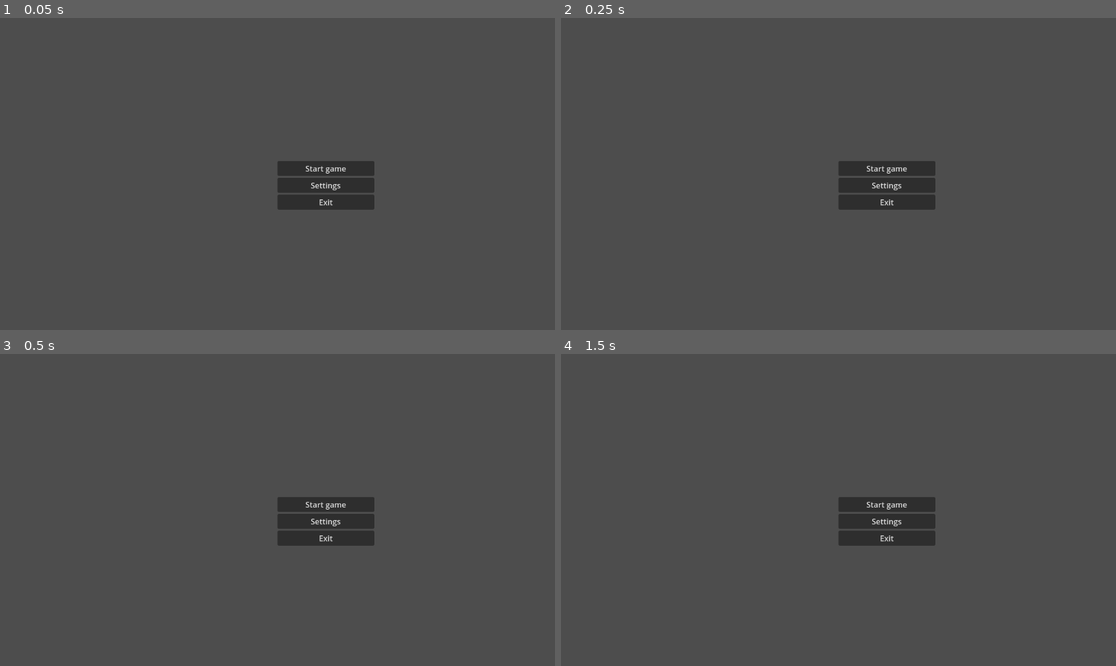
Above: before the commit, frames 1-4 (two rows, left to right).
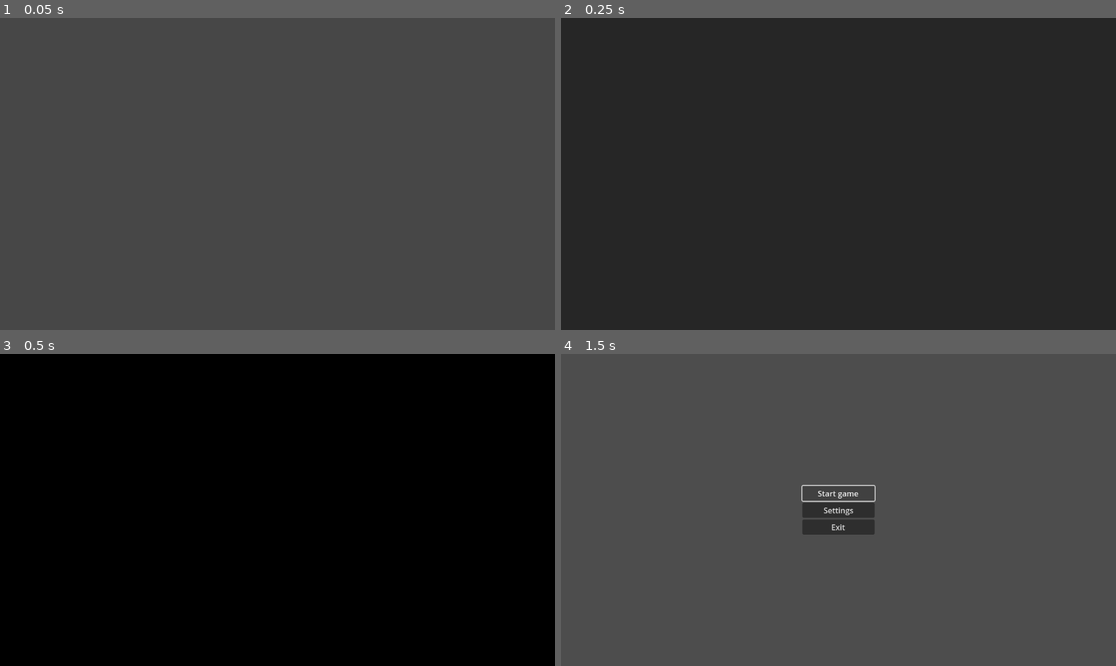
Above: after the commit, the same moments.

Repository: kytoaa/gmtk-project-2025
Game: Godot game, scene res://globals/root.tscn
The game is run twice, just before and just after one commit, with the same random seed, the same clock (stepped at 60 frames per second) and the same inputs. Before the commit the project starts from res://Global/root.tscn.
Inputs (mouse positions are in pixels of both pictures, inside the frame that each line leads up to):
- Up to frame 1 (0.05 s): no input
- Up to frame 2 (0.25 s): no input
- Up to frame 3 (0.5 s): no input
- Up to frame 4 (1.5 s): click (888, 522) at 0.5 s, where only the run before the commit has a clickable "Settings"; click "Start game" at 1.25 s

The runs differ from the first frame. In frame 1, 2.3% of the frame differs, in the area x 50-68%, y 45-62%; in frame 2, 98%; in frame 3, 100%, in the area x 0-100%, y 0-100%; in frame 4, 2.7%.

Commit message:
changed structure and fixed transitions

Diff:
--- a/Global/root.tscn
+++ /dev/null
@@ -1,10 +0,0 @@
-[gd_scene load_steps=3 format=3 uid="uid://bxn7hyas4p0gu"]
-
-[ext_resource type="PackedScene" uid="uid://bdsiisqx67oya" path="res://Global/navigation_manager.tscn" id="1_xe1jy"]
-[ext_resource type="PackedScene" uid="uid://cii4f335s74ie" path="res://UI/main_menu.tscn" id="2_unjgg"]
-
-[node name="Root" type="Node"]
-
-[node name="NavigationManager" parent="." instance=ExtResource("1_xe1jy")]
-
-[node name="main_menu" parent="NavigationManager" instance=ExtResource("2_unjgg")]
--- a/Scripts/navigation_manager.gd
+++ /dev/null
@@ -1,13 +0,0 @@
-extends Node
-
-
-
-func go_to_scene(scene: PackedScene):
-	TransitionScreen.play_transition()
-
-	await TransitionScreen.on_scene_transition_fade_to_black
-	for child in self.get_children():
-		child.queue_free()
-
-	var current_scene = scene.instantiate()
-	self.add_child(current_scene)
--- /dev/null
+++ b/globals/navigation_manager.gd
@@ -0,0 +1,24 @@
+extends Node
+
+
+var scenes: Array[Node] = []
+
+
+func _ready() -> void:
+	self.call_deferred("game_start")
+
+func game_start() -> void:
+	go_to_scene(preload("res://ui/main_menu.tscn"))
+
+
+func go_to_scene(scene: PackedScene):
+	TransitionScreen.play_transition()
+
+	await SignalBus.on_scene_transition_fade_to_black
+
+	for loaded_scene in scenes:
+		loaded_scene.queue_free()
+
+	var current_scene = scene.instantiate()
+	scenes.append(current_scene)
+	get_tree().root.add_child(current_scene)
--- a/Global/navigation_manager.tscn
+++ b/globals/navigation_manager.tscn
@@ -1,6 +1,6 @@
 [gd_scene load_steps=2 format=3 uid="uid://bdsiisqx67oya"]
 
-[ext_resource type="Script" uid="uid://c500ob0cm2fac" path="res://Scripts/navigation_manager.gd" id="1_kfw2d"]
+[ext_resource type="Script" uid="uid://c500ob0cm2fac" path="res://globals/navigation_manager.gd" id="1_kfw2d"]
 
 [node name="NavigationManager" type="Node"]
 script = ExtResource("1_kfw2d")
--- /dev/null
+++ b/globals/root.tscn
@@ -0,0 +1,3 @@
+[gd_scene format=3 uid="uid://bxn7hyas4p0gu"]
+
+[node name="Root" type="Node"]
--- a/Global/signal_bus.tscn
+++ b/globals/signal_bus.tscn
@@ -1,6 +1,6 @@
 [gd_scene load_steps=2 format=3 uid="uid://d1ua2b4kbrfbq"]
 
-[ext_resource type="Script" uid="uid://m2bfilk5p8vg" path="res://Scripts/signal_bus.gd" id="1_2ovgf"]
+[ext_resource type="Script" uid="uid://m2bfilk5p8vg" path="res://globals/signal_bus.gd" id="1_2ovgf"]
 
 [node name="SignalBus" type="Node"]
 script = ExtResource("1_2ovgf")
--- a/Scripts/transition_screen.gd
+++ b/globals/transition_screen.gd
@@ -1,8 +1,8 @@
 extends CanvasLayer
 
 
-@onready var color_rect = $ColorRect
-@onready var animation_player = $AnimationPlayer
+@onready var color_rect: ColorRect = $ColorRect
+@onready var animation_player: AnimationPlayer = $AnimationPlayer
 
 
 # verbatim
@@ -10,7 +10,7 @@
 const FADE_TO_NORMAL = "fade_to_normal"
 
 func _ready():
-	color_rect.visible = false
+	color_rect.mouse_filter = Control.MOUSE_FILTER_IGNORE
 	animation_player.animation_finished.connect(_on_animation_finished)
 
 func _on_animation_finished(anim_name):
@@ -20,6 +20,9 @@
 	elif anim_name == FADE_TO_NORMAL:
 		color_rect.visible = false
 		SignalBus.on_scene_transition_finished.emit()
+		color_rect.mouse_filter = Control.MOUSE_FILTER_IGNORE
+
 func play_transition():
+	color_rect.mouse_filter = Control.MOUSE_FILTER_STOP
 	color_rect.visible = true
 	animation_player.play(FADE_TO_BLACK)
--- a/Global/transition_screen.tscn
+++ b/globals/transition_screen.tscn
@@ -1,4 +1,21 @@
-[gd_scene load_steps=5 format=3 uid="uid://bialo1ufi58bb"]
+[gd_scene load_steps=6 format=3 uid="uid://bialo1ufi58bb"]
+
+[ext_resource type="Script" uid="uid://kob5tit1r70u" path="res://globals/transition_screen.gd" id="1_of1yr"]
+
+[sub_resource type="Animation" id="Animation_fdgg4"]
+length = 0.001
+tracks/0/type = "value"
+tracks/0/imported = false
+tracks/0/enabled = true
+tracks/0/path = NodePath("ColorRect:color")
+tracks/0/interp = 1
+tracks/0/loop_wrap = true
+tracks/0/keys = {
+"times": PackedFloat32Array(0),
+"transitions": PackedFloat32Array(1),
+"update": 0,
+"values": [Color(0, 0, 0, 0)]
+}
 
 [sub_resource type="Animation" id="Animation_6smo8"]
 resource_name = "fade_to_black"
@@ -14,21 +31,6 @@
 "transitions": PackedFloat32Array(1, 1),
 "update": 0,
 "values": [Color(0, 0, 0, 0), Color(0, 0, 0, 1)]
-}
-
-[sub_resource type="Animation" id="Animation_fdgg4"]
-length = 0.001
-tracks/0/type = "value"
-tracks/0/imported = false
-tracks/0/enabled = true
-tracks/0/path = NodePath("ColorRect:color")
-tracks/0/interp = 1
-tracks/0/loop_wrap = true
-tracks/0/keys = {
-"times": PackedFloat32Array(0),
-"transitions": PackedFloat32Array(1),
-"update": 0,
-"values": [Color(0, 0, 0, 0)]
 }
 
 [sub_resource type="Animation" id="Animation_u2oau"]
@@ -55,6 +57,7 @@
 }
 
 [node name="TransitionScreen" type="CanvasLayer"]
+script = ExtResource("1_of1yr")
 
 [node name="ColorRect" type="ColorRect" parent="."]
 anchors_preset = 15
@@ -62,6 +65,7 @@
 anchor_bottom = 1.0
 grow_horizontal = 2
 grow_vertical = 2
+mouse_filter = 2
 color = Color(0, 0, 0, 0)
 
 [node name="AnimationPlayer" type="AnimationPlayer" parent="."]
--- a/project.godot
+++ b/project.godot
@@ -17,15 +17,9 @@
 
 [autoload]
 
-TransitionScreen="*res://Global/transition_screen.tscn"
-SignalBus="*res://Global/signal_bus.tscn"
-NavigationManager="*res://Global/navigation_manager.tscn"
-
-[file_customization]
-
-folder_colors={
-"res://systems/": "gray"
-}
+NavigationManager="*res://globals/navigation_manager.tscn"
+TransitionScreen="*res://globals/transition_screen.tscn"
+SignalBus="*res://globals/signal_bus.tscn"
 
 [rendering]
 
--- a/UI/main_menu.gd
+++ b/ui/main_menu.gd
@@ -4,7 +4,7 @@
 	pass
 
 func on_settings_pressed():
-	NavigationManager.go_to_scene(preload("res://UI/settings.tscn"))
+	NavigationManager.go_to_scene(preload("res://ui/settings.tscn"))
 
 func on_exit_pressed():
 	get_tree().quit()
--- a/UI/main_menu.tscn
+++ b/ui/main_menu.tscn
@@ -1,26 +1,32 @@
 [gd_scene load_steps=3 format=3 uid="uid://cii4f335s74ie"]
 
-[ext_resource type="Script" uid="uid://qpkgfkw2fq63" path="res://UI/main_menu.gd" id="1_p8ccj"]
+[ext_resource type="Script" uid="uid://qpkgfkw2fq63" path="res://ui/main_menu.gd" id="1_p8ccj"]
 
 [sub_resource type="Theme" id="Theme_5yyqw"]
 
 [node name="MainMenu" type="Control"]
 layout_mode = 3
-anchors_preset = 8
-anchor_left = 0.5
-anchor_top = 0.5
-anchor_right = 0.5
-anchor_bottom = 0.5
+anchors_preset = 15
+anchor_right = 1.0
+anchor_bottom = 1.0
 grow_horizontal = 2
 grow_vertical = 2
 theme = SubResource("Theme_5yyqw")
 script = ExtResource("1_p8ccj")
 
 [node name="VBoxContainer" type="VBoxContainer" parent="."]
-layout_mode = 0
-offset_top = -27.0
-offset_right = 201.0
-offset_bottom = 120.0
+layout_mode = 1
+anchors_preset = 8
+anchor_left = 0.5
+anchor_top = 0.5
+anchor_right = 0.5
+anchor_bottom = 0.5
+offset_left = -75.0
+offset_top = -50.5
+offset_right = 75.0
+offset_bottom = 50.5
+grow_horizontal = 2
+grow_vertical = 2
 
 [node name="StartGame" type="Button" parent="VBoxContainer"]
 layout_mode = 2
Renamed: Scripts/navigation_manager.gd.uid -> globals/navigation_manager.gd.uid
Renamed: Scripts/signal_bus.gd -> globals/signal_bus.gd
Renamed: Scripts/signal_bus.gd.uid -> globals/signal_bus.gd.uid
Renamed: Scripts/transition_screen.gd.uid -> globals/transition_screen.gd.uid
Renamed: UI/main_menu.gd.uid -> ui/main_menu.gd.uid
Renamed: UI/settings.tscn -> ui/settings.tscn
